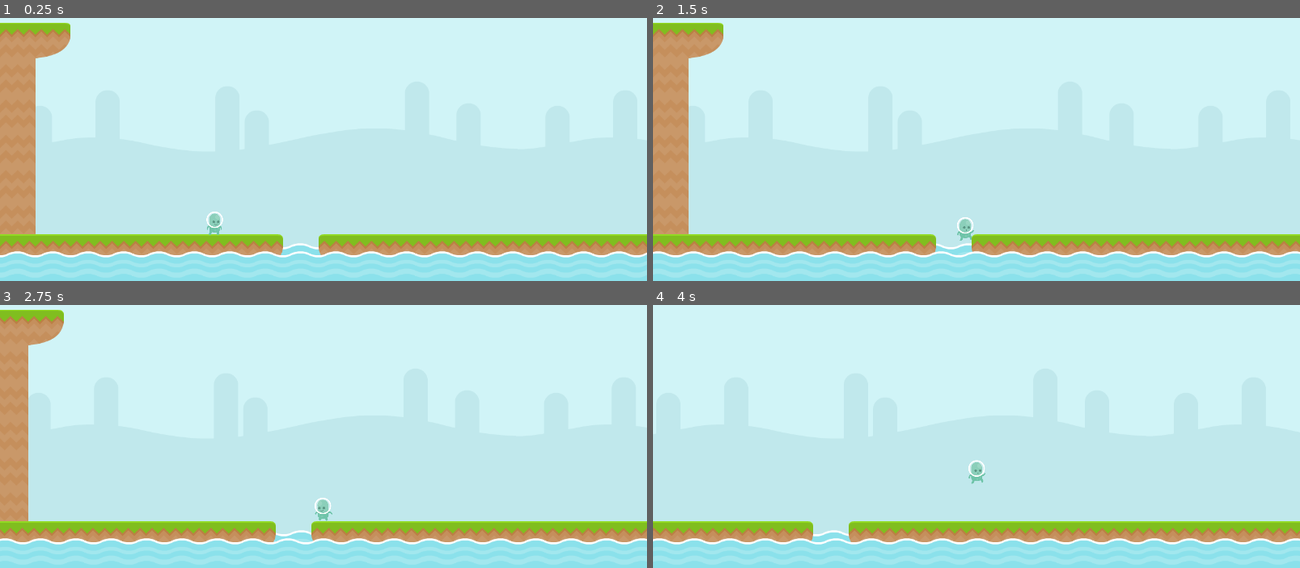
Above: before the commit, frames 1-4 (two rows, left to right).
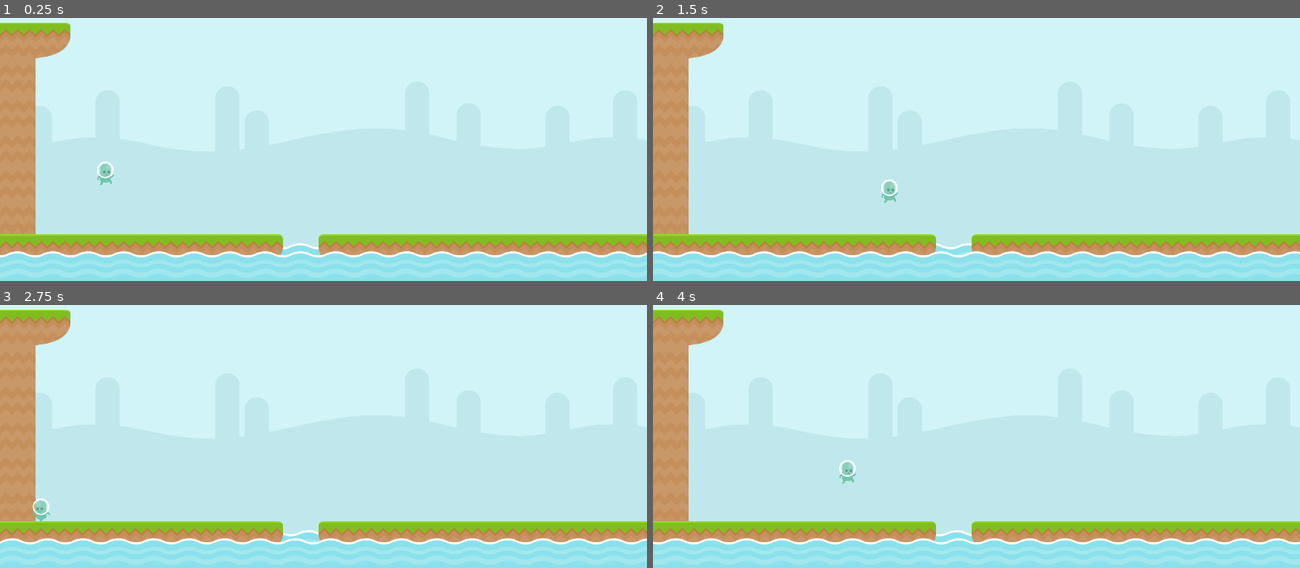
Above: after the commit, the same moments.

Repository: RafaelForbeck/the-way
Game: Godot game, scene res://scenes/phase.tscn
Two runs of this game, one before a commit and one after it. Both use one fixed random seed, a clock stepped at 60 frames per second and the inputs below.
Inputs:
- Up to frame 1 (0.25 s): no input
- Up to frame 2 (1.5 s): tap Enter (jump) at 0.5, 0.77, 0.8, 1.07, 1.35 s; hold S (duck) 0.53-1.28 s; hold Right (move_right) from 0.53 s (still down)
- Up to frame 3 (2.75 s): tap Enter (jump) at 1.52, 1.82, 2.3 s; tap S (duck) at 1.55 s; release Right (move_right) at 2.03 s; hold Left (move_left) from 2.03 s (still down); hold S (duck) from 2.03 s (still down)
- Up to frame 4 (4 s): release Left (move_left) at 2.78 s; release S (duck) at 2.78 s; hold Right (move_right) from 2.78 s (still down); tap S (duck) at 2.85 s; tap Enter (jump) at 3.02, 3.32, 3.6, 3.77 s

The runs differ from the first frame. In frame 1, 0.3% of the frame differs, in the area x 15-35%, y 54-83%; in frame 2, 0.3%; in frame 3, 4.1%; in frame 4, 9.2%, in the area x 0-100%, y 1-92%.

Commit message:
feat: creates player respawn

Diff:
--- a/entities/player.tscn
+++ b/entities/player.tscn
@@ -1,9 +1,10 @@
-[gd_scene load_steps=12 format=3 uid="uid://5rgmrnka8y3c"]
+[gd_scene load_steps=13 format=3 uid="uid://5rgmrnka8y3c"]
 
 [ext_resource type="Script" path="res://scripts/player.gd" id="1_57enj"]
 [ext_resource type="Texture2D" uid="uid://fao2kp1qvfch" path="res://sprites/player/duck.png" id="2_r0qw5"]
 [ext_resource type="Texture2D" uid="uid://l0txvehu3774" path="res://sprites/player/walk/p1_walk03.png" id="3_3oh4y"]
 [ext_resource type="Texture2D" uid="uid://dnlo42dhpnfry" path="res://sprites/player/stand.png" id="3_h7skj"]
+[ext_resource type="Texture2D" uid="uid://dh635145uhcj1" path="res://sprites/player/hurted.png" id="3_oiwv2"]
 [ext_resource type="Texture2D" uid="uid://difcnf264p0ow" path="res://sprites/player/walk/p1_walk04.png" id="4_aqcg0"]
 [ext_resource type="Texture2D" uid="uid://bftl6c1134axo" path="res://sprites/player/jump.png" id="4_jnhfg"]
 [ext_resource type="Texture2D" uid="uid://cqrx6eokfmetr" path="res://sprites/player/walk/p1_walk05.png" id="5_6eni2"]
@@ -16,25 +17,33 @@
 "duration": 1.0,
 "texture": ExtResource("2_r0qw5")
 }],
-"loop": true,
+"loop": false,
 "name": &"duck",
+"speed": 1.0
+}, {
+"frames": [{
+"duration": 1.0,
+"texture": ExtResource("3_oiwv2")
+}],
+"loop": false,
+"name": &"hurted",
 "speed": 1.0
 }, {
 "frames": [{
 "duration": 1.0,
 "texture": ExtResource("3_h7skj")
 }],
-"loop": true,
+"loop": false,
 "name": &"idle",
-"speed": 5.0
+"speed": 1.0
 }, {
 "frames": [{
 "duration": 1.0,
 "texture": ExtResource("4_jnhfg")
 }],
-"loop": true,
+"loop": false,
 "name": &"jumping",
-"speed": 5.0
+"speed": 1.0
 }, {
 "frames": [{
 "duration": 1.0,
@@ -77,7 +86,7 @@
 
 [node name="AnimatedSprite2D" type="AnimatedSprite2D" parent="."]
 sprite_frames = SubResource("SpriteFrames_n1v54")
-animation = &"idle"
+animation = &"walking"
 autoplay = "idle"
 
 [node name="CollisionShape2D" type="CollisionShape2D" parent="."]
--- a/project.godot
+++ b/project.godot
@@ -50,6 +50,12 @@
 ]
 }
 
+[layer_names]
+
+2d_physics/layer_1="player"
+2d_physics/layer_2="world"
+2d_physics/layer_3="water"
+
 [physics]
 
 2d/default_gravity=2200.0
--- a/scenes/phase.tscn
+++ b/scenes/phase.tscn
@@ -1,6 +1,7 @@
-[gd_scene load_steps=13 format=4 uid="uid://b7jrexi7jbhxl"]
+[gd_scene load_steps=15 format=4 uid="uid://b7jrexi7jbhxl"]
 
 [ext_resource type="Texture2D" uid="uid://vb38jcwb76ch" path="res://sprites/bg_grasslands.png" id="1_44mud"]
+[ext_resource type="Script" path="res://scripts/game.gd" id="1_h5xau"]
 [ext_resource type="Texture2D" uid="uid://ivms13rjeykx" path="res://sprites/tiles_spritesheet.png" id="2_6n70k"]
 [ext_resource type="Script" path="res://scripts/water.gd" id="3_kaqn4"]
 [ext_resource type="PackedScene" uid="uid://5rgmrnka8y3c" path="res://entities/player.tscn" id="3_nqrv7"]
@@ -257,7 +258,10 @@
 physics_layer_0/collision_layer = 2
 sources/0 = SubResource("TileSetAtlasSource_dor0i")
 
+[sub_resource type="CircleShape2D" id="CircleShape2D_d055b"]
+
 [node name="Phase" type="Node2D"]
+script = ExtResource("1_h5xau")
 
 [node name="ParallaxBackground" type="ParallaxBackground" parent="."]
 offset = Vector2(0, 50)
@@ -298,13 +302,14 @@
 rendering_quadrant_size = 70
 script = ExtResource("3_kaqn4")
 
-[node name="Area2D" type="Area2D" parent="Water"]
-
-[node name="CollisionShape2D" type="CollisionShape2D" parent="Water/Area2D"]
+[node name="DeathZone" type="Area2D" parent="Water"]
+collision_layer = 4
+
+[node name="CollisionShape2D" type="CollisionShape2D" parent="Water/DeathZone"]
 z_index = 10
 position = Vector2(2732, 552)
 shape = SubResource("RectangleShape2D_48yma")
-debug_color = Color(0.952941, 0, 0.552941, 0.466667)
+debug_color = Color(0, 0.615686, 0.592157, 0.454902)
 
 [node name="World" type="TileMapLayer" parent="."]
 tile_map_data = PackedByteArray("AAAAAAYAAAAHAAgAAAABAAYAAAAHAAgAAAACAAYAAAAHAAgAAAADAAYAAAAHAAgAAAAEAAYAAAAHAAgAAAAFAA …(1472 unchanged characters)…
@@ -312,4 +317,13 @@
 rendering_quadrant_size = 70
 
 [node name="Player" parent="." instance=ExtResource("3_nqrv7")]
-position = Vector2(424, 376)
+position = Vector2(208, 384)
+
+[node name="Checkpoint" type="Area2D" parent="."]
+position = Vector2(664, 392)
+
+[node name="CollisionShape2D" type="CollisionShape2D" parent="Checkpoint"]
+shape = SubResource("CircleShape2D_d055b")
+debug_color = Color(0.850667, 1, 0.36, 0.74902)
+
+[connection signal="body_entered" from="Water/DeathZone" to="." method="_on_death_zone_player_entered"]
--- /dev/null
+++ b/scripts/game.gd
@@ -0,0 +1,7 @@
+extends Node2D
+
+@onready var player := $Player
+
+func _on_death_zone_player_entered(body: Node2D) -> void:
+	player.player_dead()
+	player.respawn()
--- a/scripts/player.gd
+++ b/scripts/player.gd
@@ -1,6 +1,6 @@
 extends CharacterBody2D
 
-enum PlayerState { IDLE, WALKING, JUMPING, DUCKING }
+enum PlayerState { IDLE, WALKING, JUMPING, DUCKING, HURTED }
 
 @onready var anim = $AnimatedSprite2D
 @onready var collisionShape = $CollisionShape2D
@@ -10,8 +10,13 @@
 @export var acceleration = 1600.0
 @export var jump_velocity = -600.0
 
-var status = PlayerState.JUMPING
+var status :PlayerState
 var direction = 0
+var checkPointPosition: Vector2
+
+func _ready() -> void:
+	checkPointPosition = position
+	go_to_jumping_state()
 
 func _physics_process(delta: float) -> void:
 
@@ -38,6 +43,8 @@
 			jumping_state(delta)
 		PlayerState.DUCKING:
 			ducking_state(delta)
+		PlayerState.HURTED:
+			hurted_state(delta)
 
 	move_and_slide()
 
@@ -64,15 +71,19 @@
 	collisionShape.shape.height = 84
 	collisionShape.position.y = 5
 
+func go_to_hurted_state():
+	status = PlayerState.HURTED
+	anim.play("hurted")
+
 func idle_state(delta):
 
 	decelerate(delta)
 
-	if Input.is_action_just_pressed("jump"): # and is_on_floor():
+	if Input.is_action_just_pressed("jump"):
 		go_to_jumping_state()
 		return
 
-	if Input.is_action_just_pressed("duck"): # and is_on_floor():
+	if Input.is_action_just_pressed("duck"):
 		go_to_ducking_state()
 		return
 
@@ -84,7 +95,7 @@
 
 	move(delta)
 
-	if Input.is_action_just_pressed("jump"): # and is_on_floor():
+	if Input.is_action_just_pressed("jump"):
 		go_to_jumping_state()
 		return
 
@@ -97,7 +108,6 @@
 		return
 
 func jumping_state(delta):
-
 	move(delta)
 
 	if is_on_floor():
@@ -113,6 +123,9 @@
 		exit_from_ducking_state()
 		go_to_idle_state()
 
+func hurted_state(delta):
+	decelerate(delta)
+
 func move(delta):
 	if direction != 0:
 		accelerate(delta)
@@ -124,3 +137,10 @@
 
 func decelerate(delta):
 	velocity.x = move_toward(velocity.x, 0, deceleration * delta)
+
+func player_dead():
+	go_to_hurted_state()
+
+func respawn():
+	position = checkPointPosition
+	go_to_jumping_state()
Binary file added: sprites/player/hurted.png
Not shown, added: sprites/player/hurted.png.import
